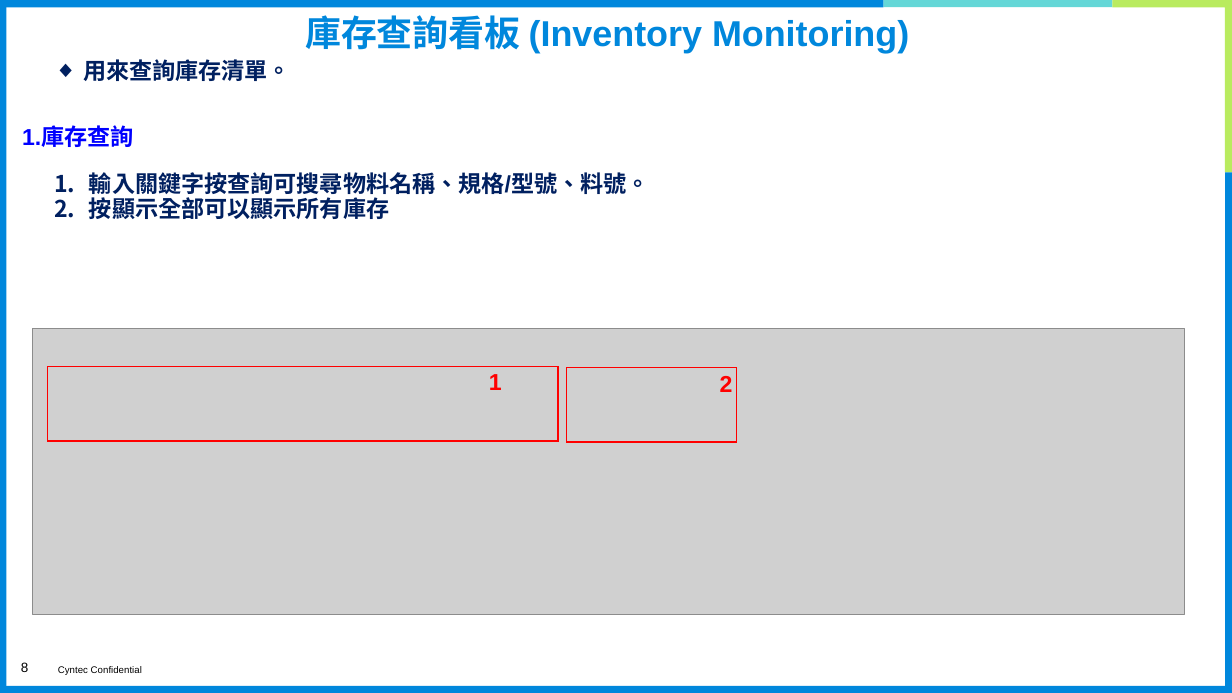
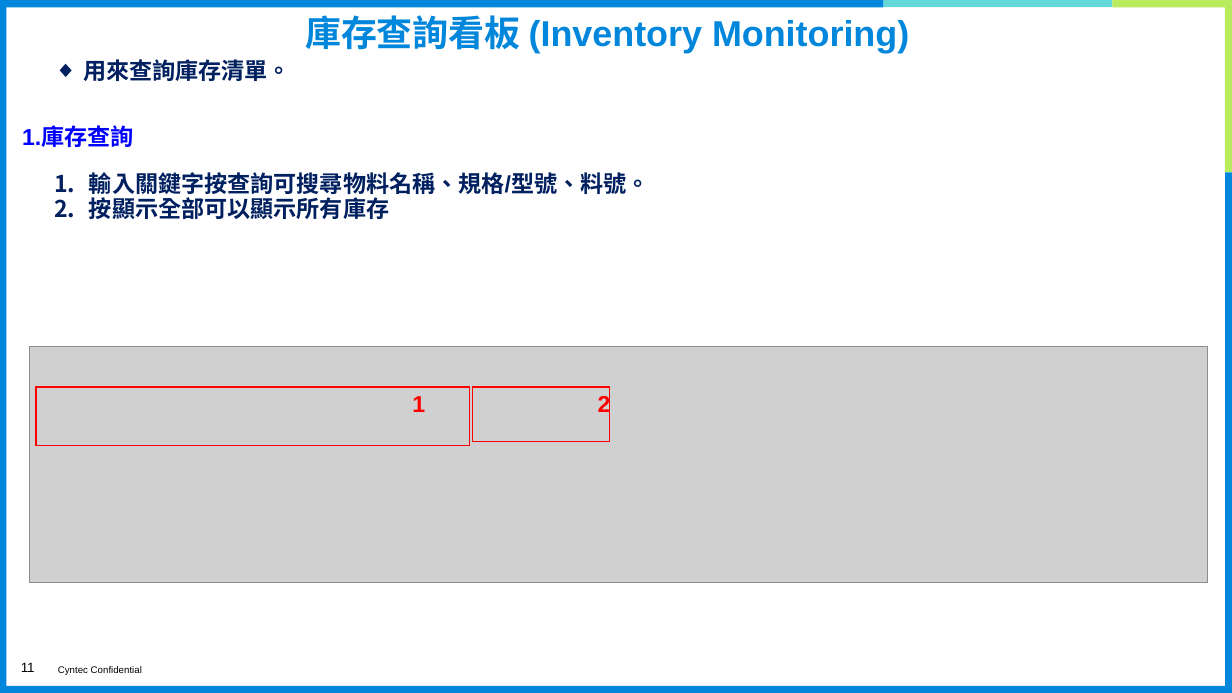
Before and after one commit to eHsuan/PartsManager, a slide deck: slide 11 of doc/使用說明(中文).pptx (slide 8 before the commit). Drawn at 1232x693 pixels with LibreOffice and Linux fonts; fonts in the diff are those of the drawing; grey boxes stand for pictures; background and template pictures are left out. Boxes give left, top, right and bottom in pixels: in the first picture for what was removed or moved away, otherwise in the second. Text is boxed around its words. In the diff, an @@ line names an element or a change of style, - is before the commit and + after.

```diff
--- a/doc/使用說明(中文).pptx
+++ b/doc/使用說明(中文).pptx
@@ picture resized from (x1=32, y1=328, x2=1185, y2=614) to (x1=30, y1=347, x2=1208, y2=583) @@
@@ rectangle resized from (x1=47, y1=367, x2=557, y2=442) to (x1=36, y1=387, x2=470, y2=446) @@
@@ text "1" moved from (x1=489, y1=374, x2=502, y2=390) to (x1=412, y1=396, x2=425, y2=412) @@
@@ rectangle resized from (x1=567, y1=368, x2=737, y2=443) to (x1=472, y1=387, x2=609, y2=442) @@
@@ text "2" rewrapped from (x1=720, y1=376, x2=733, y2=392) to (x1=598, y1=393, x2=611, y2=417) @@
@@ page number at (x1=21, y1=662, x2=35, y2=672): text changed @@
-8
+11
```
Also in this commit, not shown: 4 other slides changed, 3 slides added, 19 other files.
